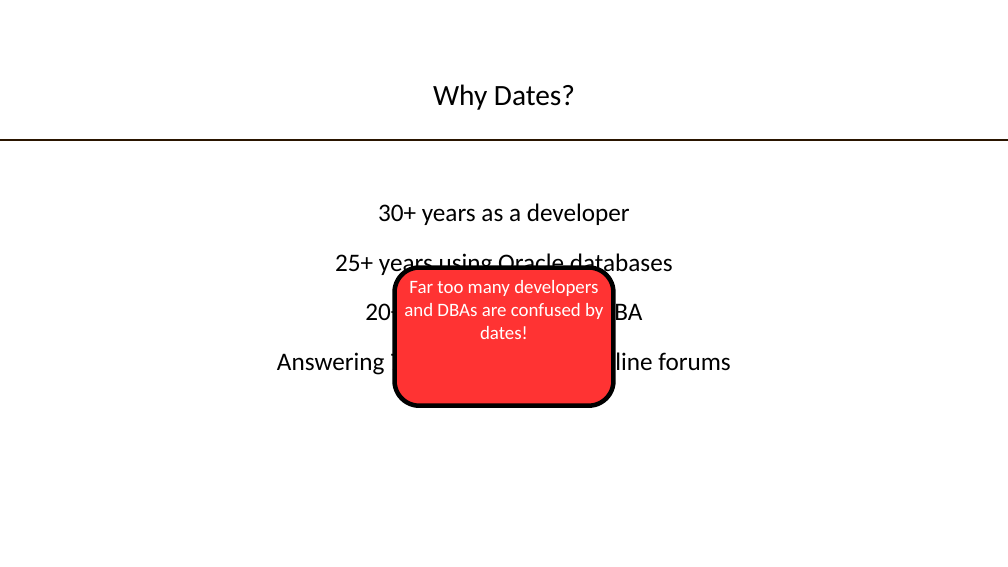
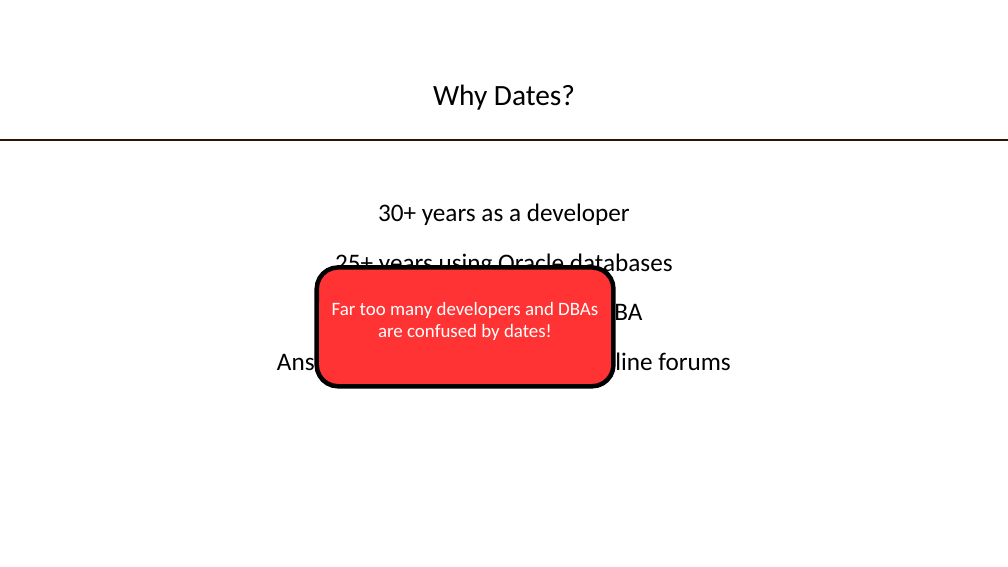
Before and after one commit to sdstuber/presentations, a slide deck: slide 3 of ODTUG_Kscope26_Oracle_Geeks_Guide_to_Successful_Dating.pptx. Drawn at 1008x567 pixels with LibreOffice and Linux fonts; fonts in the diff are those of the drawing; background and template pictures are left out. Boxes give left, top, right and bottom in pixels: in the first picture for what was removed or moved away, otherwise in the second. Text is boxed around its words. In the diff, an @@ line names an element or a change of style, - is before the commit and + after.

```diff
--- a/ODTUG_Kscope26_Oracle_Geeks_Guide_to_Successful_Dating.pptx
+++ b/ODTUG_Kscope26_Oracle_Geeks_Guide_to_Successful_Dating.pptx
@@ rounded rectangle "Far too many developers and ...": place and size @@
-rounded rectangle "Far too many developers and ..." at <box>395,268,614,406</box>
+rounded rectangle "Far too many developers and ..." at <box>317,268,613,386</box>
```
